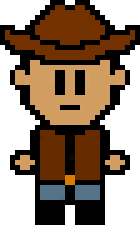
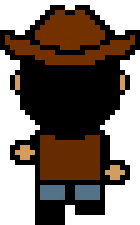
Layer changes from the first 140px x 225px image to the second:
added group "Marche de Dos" with 6 layers above "Marche Face" over [left=0, top=0, right=140, bottom=225]
added layer "Calque 10" in group "Marche de Dos" over [left=0, top=5, right=140, bottom=140]
added layer "Perso marche face 2" (1st of 2, in "Marche de Dos") in group "Marche de Dos" over [left=10, top=135, right=130, bottom=225]
hid "Perso face", moved it into group "Marche Face" over [left=0, top=0, right=140, bottom=225]
